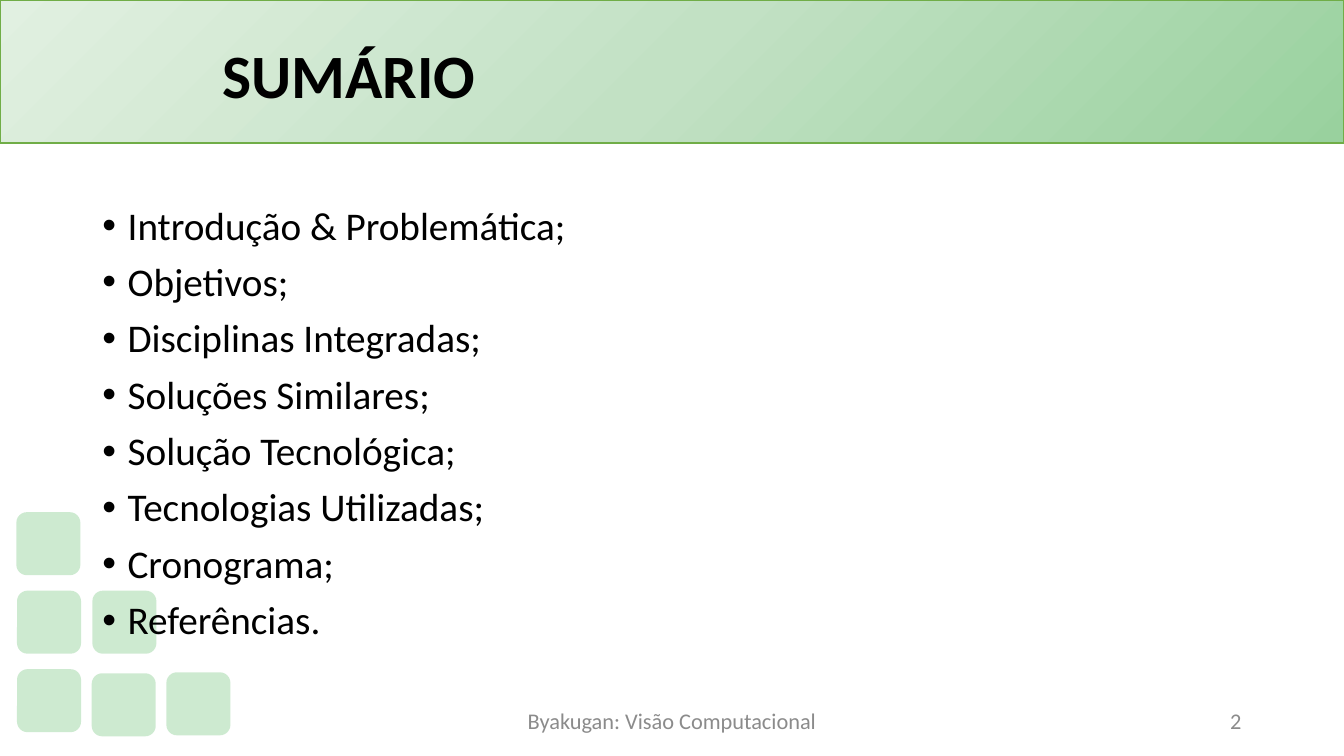
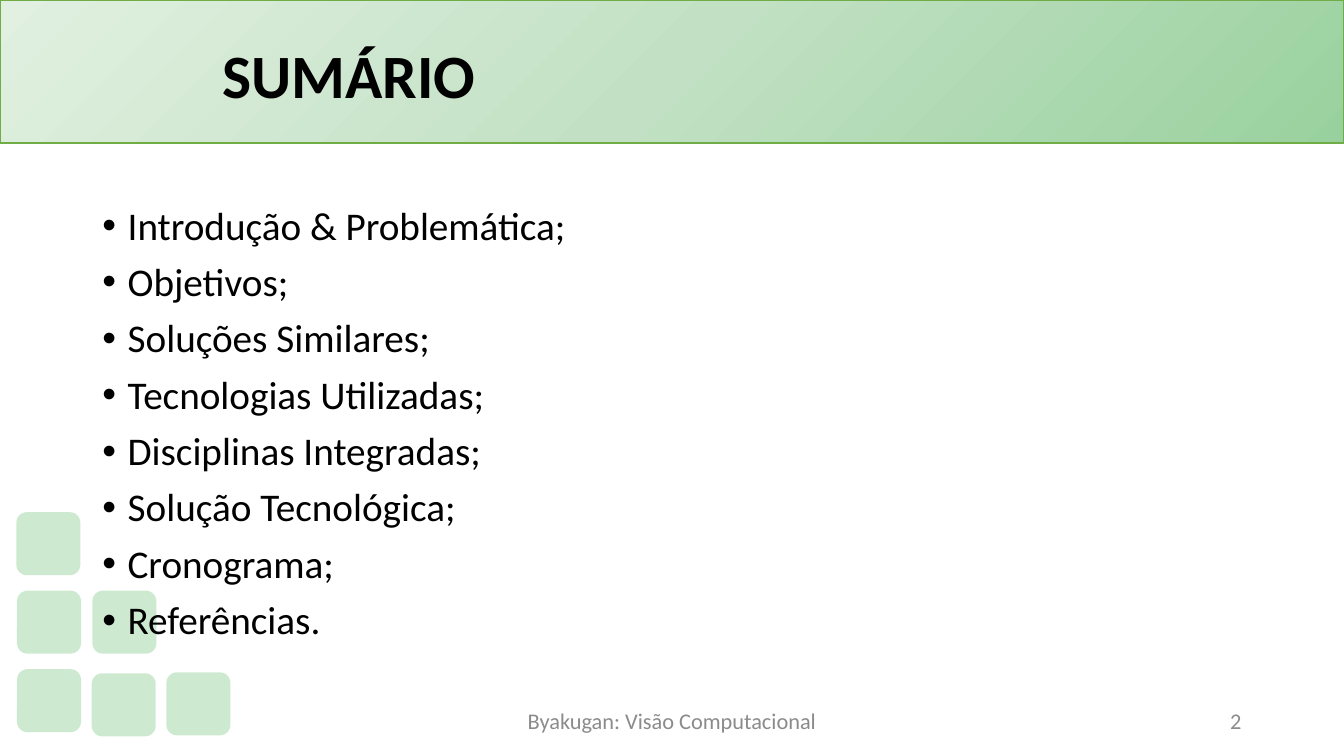
Before and after one commit to PauloVLB/Projeto_Integrador, a slide deck: slide 2 of Slide.pptx. Drawn at 1344x756 pixels with LibreOffice and Linux fonts; fonts in the diff are those of the drawing; background and template pictures are left out. Boxes give left, top, right and bottom in pixels: in the first picture for what was removed or moved away, otherwise in the second. Text is boxed around its words. In the diff, an @@ line names an element or a change of style, - is before the commit and + after.

```diff
--- a/Slide.pptx
+++ b/Slide.pptx
@@ text at box(128, 324, 484, 416): paragraphs added @@
+• Soluções Similares;
+• Tecnologias Utilizadas;
@@ text at box(128, 381, 429, 416): paragraph removed @@
-• Soluções Similares;
@@ text at box(128, 493, 484, 528): paragraph removed @@
-• Tecnologias Utilizadas;
```
Also in this commit, not shown: 5 other slides changed.
